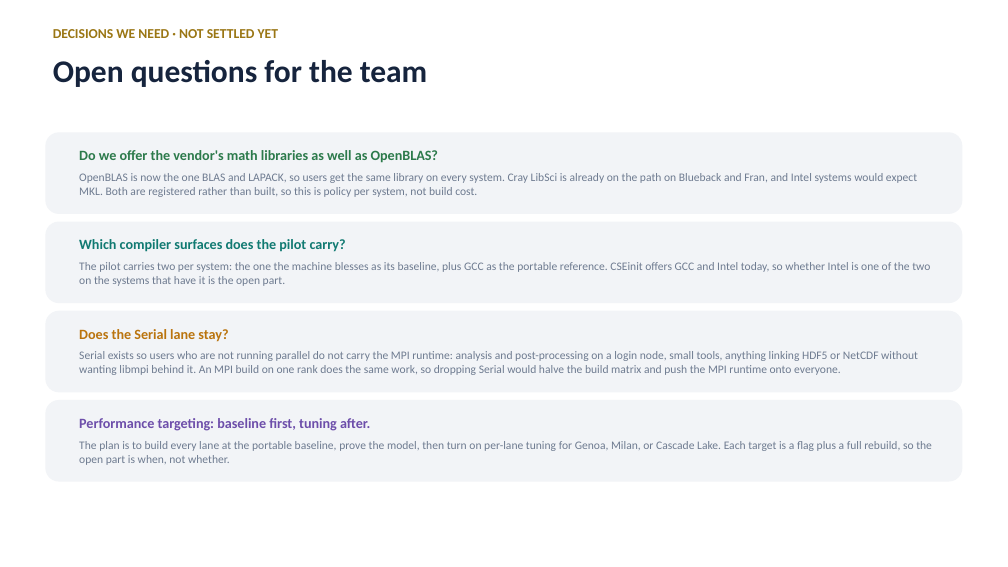
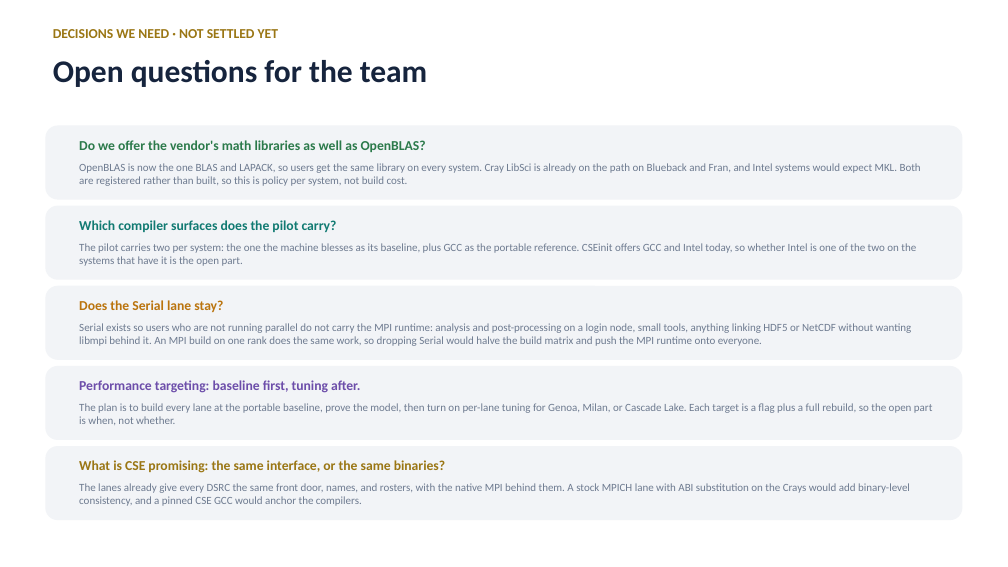
Before and after one commit to ray12514/stack-planning, a slide deck: slide 10 of presentations/cse_lanes_model.pptx. Drawn at 1008x567 pixels with LibreOffice and Linux fonts; fonts in the diff are those of the drawing. Boxes give left, top, right and bottom in pixels: in the first picture for what was removed or moved away, otherwise in the second. Text is boxed around its words. In the diff, an @@ line names an element or a change of style, - is before the commit and + after.

```diff
--- a/presentations/cse_lanes_model.pptx
+++ b/presentations/cse_lanes_model.pptx
@@ rounded rectangle: place and size @@
-rounded rectangle at [45,132,963,214]
+rounded rectangle at [45,126,963,200]
@@ text "Do we offer the vendor's ...": place and size @@
-text "Do we offer the vendor's ..." at [79,150,438,163]
+text "Do we offer the vendor's ..." at [79,140,426,152]
@@ text "OpenBLAS is now the one ...": place and size @@
-text "OpenBLAS is now the one ..." at [79,173,917,197]
+text "OpenBLAS is now the one ..." at [79,163,921,186]
@@ rounded rectangle: place and size @@
-rounded rectangle at [45,222,963,303]
+rounded rectangle at [45,206,963,280]
@@ text "Which compiler surfaces does the ...": place and size @@
-text "Which compiler surfaces does the ..." at [79,239,346,252]
+text "Which compiler surfaces does the ..." at [79,220,337,232]
@@ text "The pilot carries two per ...": place and size @@
-text "The pilot carries two per ..." at [79,262,930,286]
+text "The pilot carries two per ..." at [79,243,916,266]
@@ rounded rectangle: place and size @@
-rounded rectangle at [45,311,963,392]
+rounded rectangle at [45,286,963,360]
@@ text "Does the Serial lane stay?": place and size @@
-text "Does the Serial lane stay?" at [79,329,228,342]
+text "Does the Serial lane stay?" at [79,300,223,312]
@@ text "Serial exists so users who ...": place and size @@
-text "Serial exists so users who ..." at [79,351,918,375]
+text "Serial exists so users who ..." at [79,323,912,346]
@@ rounded rectangle: place and size @@
-rounded rectangle at [45,400,963,482]
+rounded rectangle at [45,366,963,440]
@@ size 13.5 to 13 pt in 4 elements at [79,140,426,152], [79,220,337,232], [79,300,223,312], [79,380,360,393] @@
@@ text "Performance targeting: baseline first, tuning ...": place and size @@
-text "Performance targeting: baseline first, tuning ..." at [79,418,370,431]
+text "Performance targeting: baseline first, tuning ..." at [79,380,360,393]
@@ size 11 to 10.5 pt in 4 elements at [79,163,921,186], [79,243,916,266], [79,323,912,346], [79,403,933,425] @@
@@ text "The plan is to build ...": place and size @@
-text "The plan is to build ..." at [79,441,932,465]
+text "The plan is to build ..." at [79,403,933,425]
@@ rounded rectangle added at [45,446,963,520], fill #F2F4F7 @@
@@ text added at [79,460,445,473], 13 pt, text #9A7614, bold @@
+What is CSE promising: the same interface, or the same binaries?
@@ text added at [79,483,910,506], 10.5 pt, text #6E7B90 @@
+The lanes already give every DSRC the same front door, names, and rosters, with the native MPI behind them. A stock MPICH lane with ABI substitution on the Crays would add binary-level consistency, and a pinned CSE GCC would anchor the compilers.
```
Also in this commit, not shown: 3 other files.
